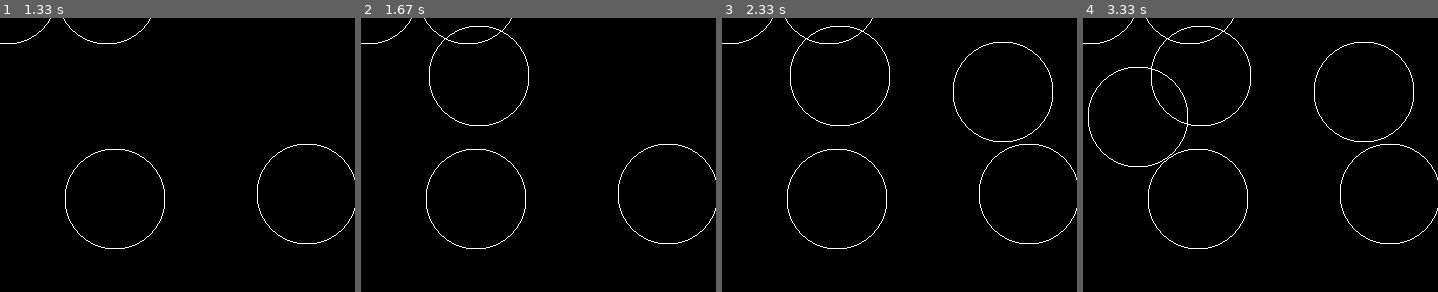
Above: before the commit, frames 1-4 (left to right).
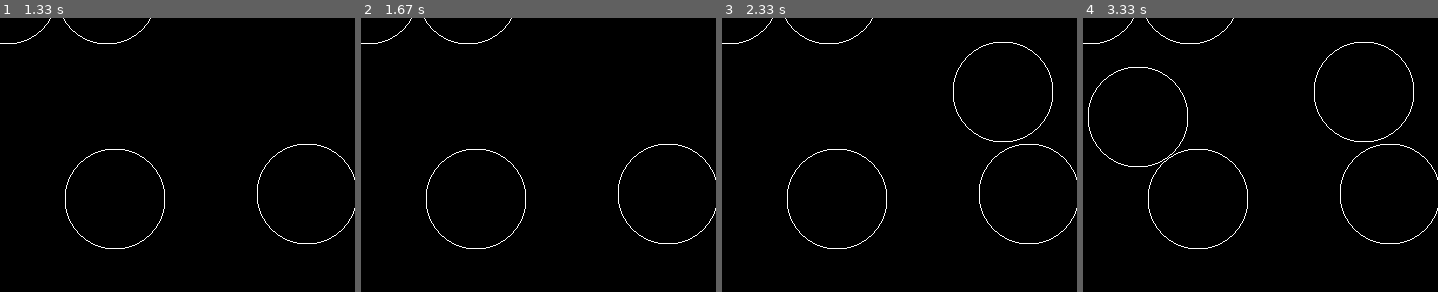
Above: after the commit, the same moments.

Repository: thegitone23/DFS-BFS-Sim
Game: pygame game, started from main.py
The game is run twice, just before and just after one commit, with the same random seed, the same clock (stepped at 60 frames per second) and the same inputs.
Inputs (mouse positions are % of the whole screen's width and height, from its top left):
- Up to frame 1 (1.33 s): click (50, 48) at 0.38 s; click (23, 49) at 0.72 s; click (67, 10) at 1.05 s
- Up to frame 2 (1.67 s): click (23, 27) at 1.38 s
- Up to frame 3 (2.33 s): click (46, 30) at 1.72 s; click (79, 66) at 2.05 s
- Up to frame 4 (3.33 s): click (80, 39) at 2.38 s; click (15, 34) at 3.22 s
The pictures show only the part of the screen within x 7-57%, y 16-66%; the shares and areas given below are measured in that part.

Frame 1 is identical in both runs. In frame 2, 0.3% of the frame differs, in the area x 19-48%, y 2-40%; in frame 3, 0.3%; in frame 4, 0.3%.

Commit message:
fix for overlapping circles

Diff:
--- a/main.py
+++ b/main.py
@@ -77,7 +77,16 @@
                 # if the left button is pressed
                 if event.button == 1:
                     pos = pygame.mouse.get_pos()
-                    position.append(pos)
+                    flag = 0
+                    for pos1 in position:
+                        # distance with other circles
+                        dist = math.sqrt((pos[0] - pos1[0])**2 + (pos[1] - pos1[1])**2)
+                        # to check whether any circle will overlap
+                        if(dist < 100):
+                            flag = 1
+                            break
+                    if(flag == 0):
+                        position.append(pos)
 
         glClear(GL_COLOR_BUFFER_BIT|GL_DEPTH_BUFFER_BIT) #clear the frame
         draw() #calling the function with drawing logic
